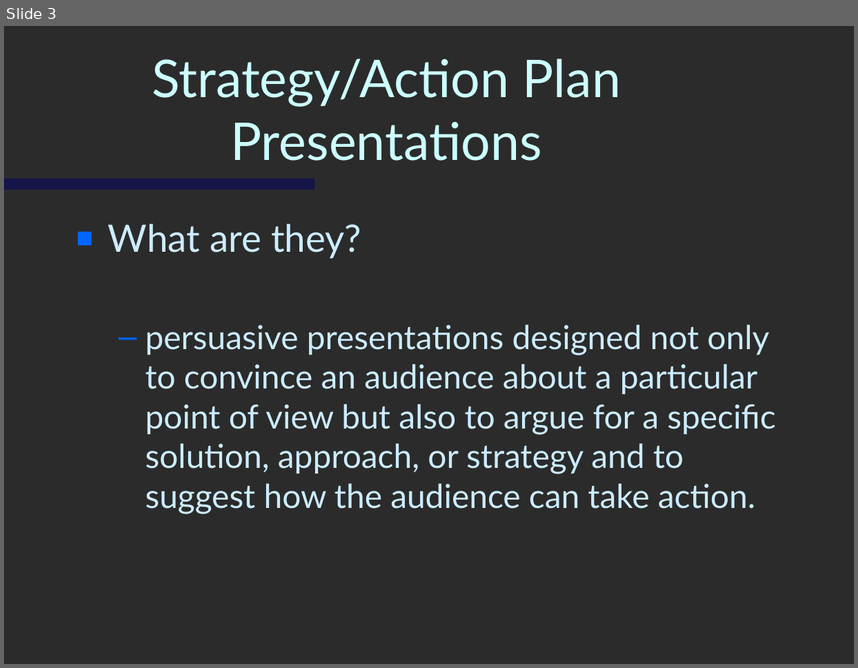
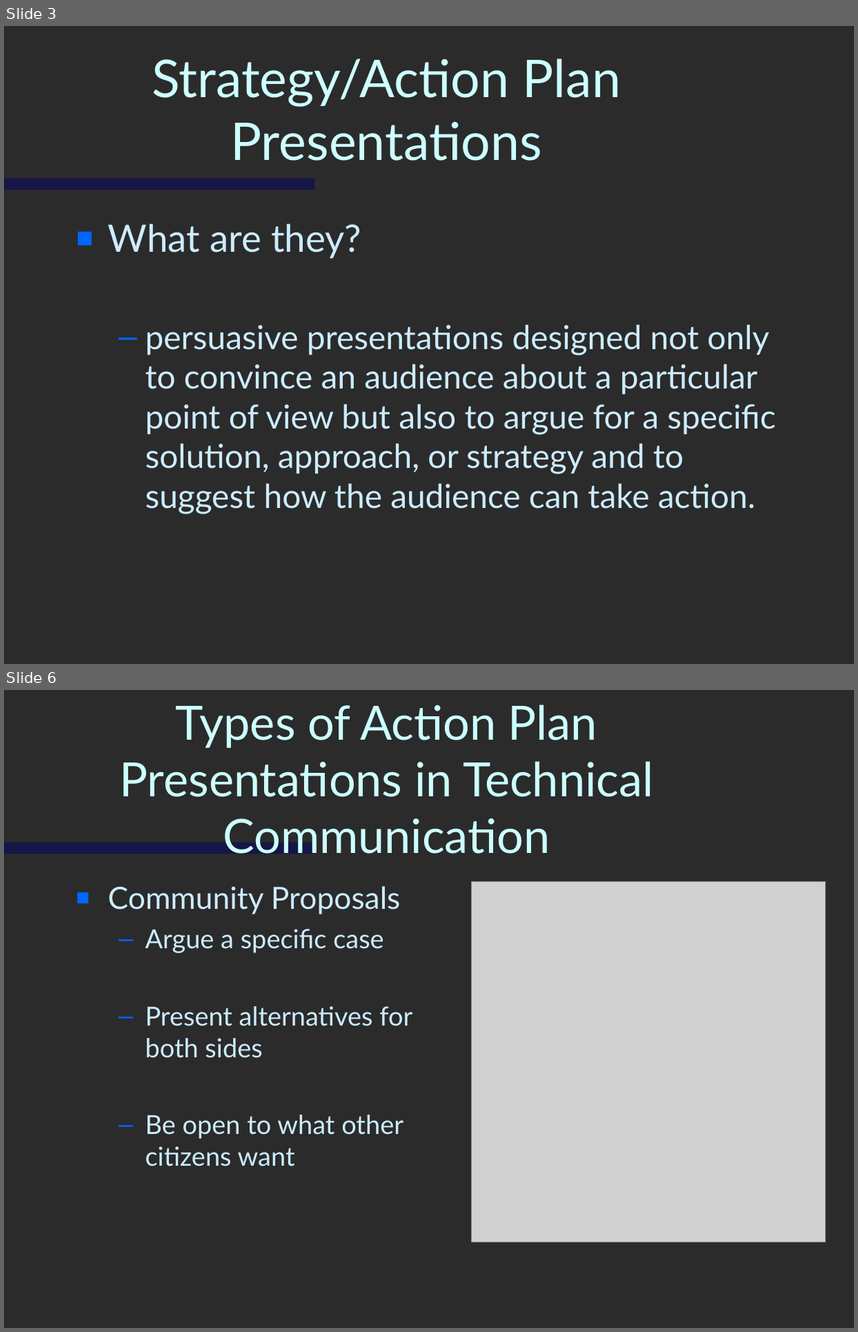
Before and after one commit to sumdog/assignments, a slide deck: pc2500-presentations/pc2500-presentation3.ppt. Shown one above the other, each under a label of ours: slide 3 before the commit, slides 3 and 6 after it; the slides between them are not shown. The pictures are 858x668 and 858x1332 pixels, drawn with LibreOffice and Linux fonts; fonts in the diff are those of the drawing; grey boxes stand for pictures; background and template pictures are left out; a plain dark background stands for a picture behind light text. Boxes give left, top, right and bottom in pixels: in the first picture for what was removed or moved away, otherwise in the second. Text is boxed around its words. In the diff, an @@ line names an element or a change of style, - is before the commit and + after.

Commit message:
I cleaned out my Tech home directory from last semester Added the updated version of presentation 3 we used changed the file extention on memo-3-4 added the other memo added the final exam in both formats

```diff
--- a/pc2500-presentations/pc2500-presentation3.ppt
+++ b/pc2500-presentations/pc2500-presentation3.ppt
@@ slide 6 added at (x1=4, y1=690, x2=854, y2=1328), background picture (left out); not listed: 1 template element that a slide beside it also shows @@
@@ title added at (x1=119, y1=704, x2=653, y2=854), 40 pt, text #CCFFFF @@
+Types of Action Plan Presentations in Technical Communication
@@ text added at (x1=108, y1=886, x2=412, y2=1166), 22.2 pt, text #CCECFF @@
+■ Community Proposals
+  – Argue a specific case
+  – Present alternatives for both sides
+  – Be open to what other citizens want
@@ picture added at (x1=472, y1=881, x2=826, y2=1242) @@
```
Also in this commit, not shown: 2 other slides added, 4 other files.
